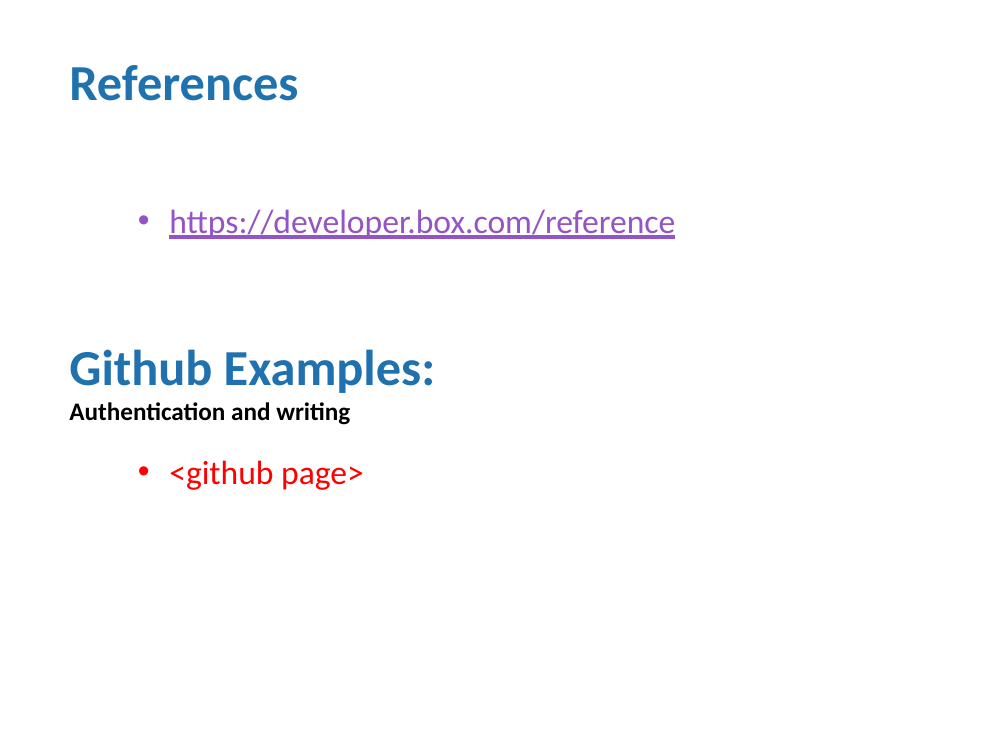
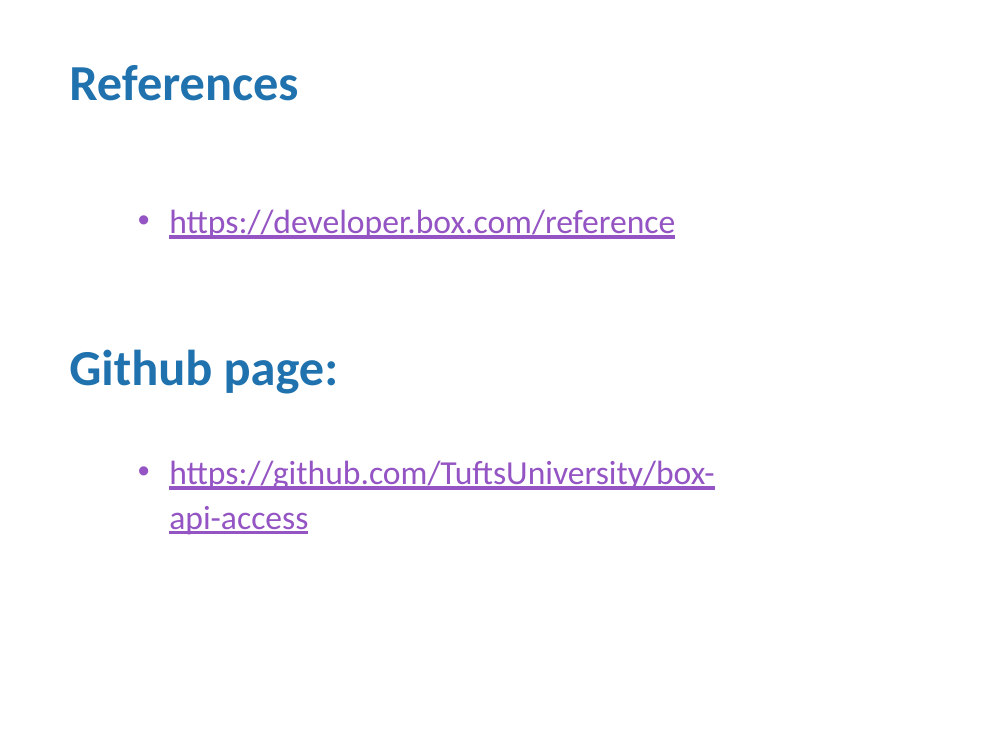
Before and after one commit to TuftsUniversity/box-api-access, a slide deck: slide 8 of Automating Workflows with the Box API.pptx. Drawn at 1008x756 pixels with LibreOffice and Linux fonts; fonts in the diff are those of the drawing; background and template pictures are left out. Boxes give left, top, right and bottom in pixels: in the first picture for what was removed or moved away, otherwise in the second. Text is boxed around its words. In the diff, an @@ line names an element or a change of style, - is before the commit and + after.

```diff
--- a/Automating Workflows with the Box API.pptx
+++ b/Automating Workflows with the Box API.pptx
@@ text at bbox=[69, 349, 338, 394]: text changed; size 18 to 36 pt; text colour #000000 to #2072AE @@
-Github Examples:
-Authentication and writing
+Github page:
@@ text at bbox=[169, 460, 714, 535]: text changed; text colour #FF0000 to #9454C3 @@
-• <github page>
+• https://github.com/TuftsUniversity/box-api-access
```
Also in this commit, not shown: 1 other slide changed, 1 slide removed.
